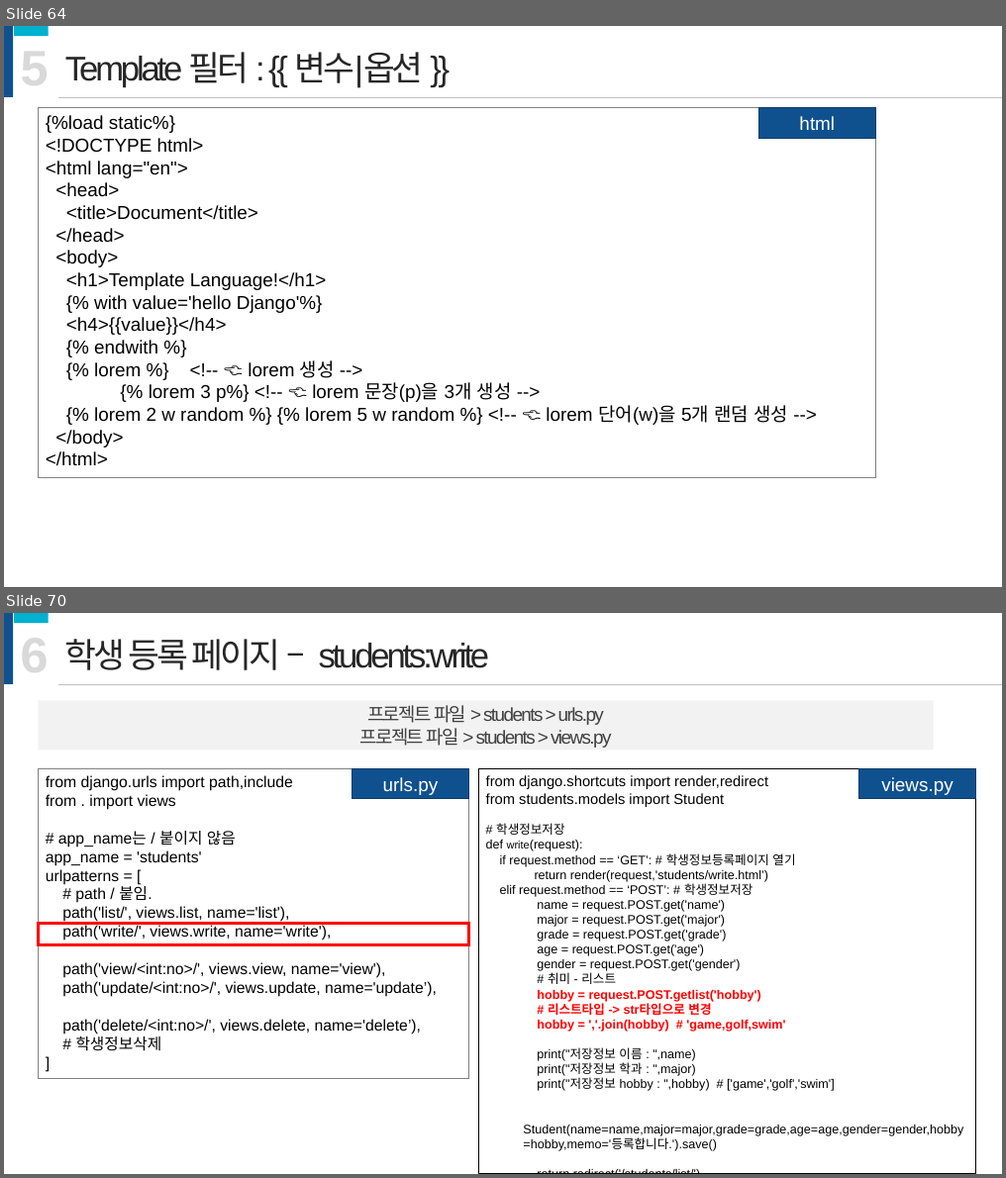
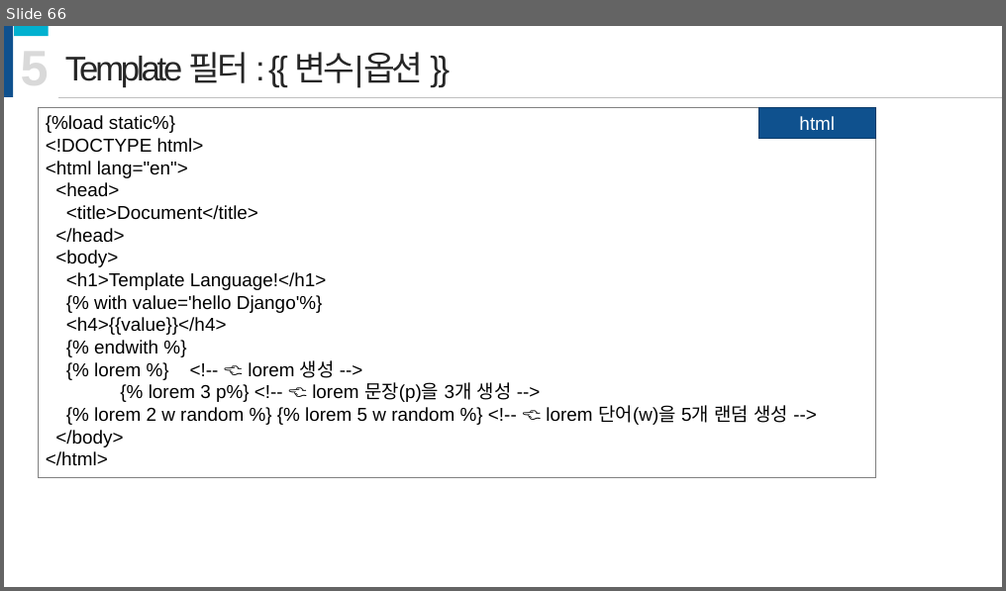
Before and after one commit to onulee/fastApi, a slide deck: fastApi강의.pptx. Shown one above the other, each under a label of ours: slides 64 and 70 before the commit, slide 66 after it; the slides between them are not shown. The pictures are 1006x1178 and 1006x591 pixels, drawn with LibreOffice and Linux fonts; fonts in the diff are those of the drawing. Boxes give left, top, right and bottom in pixels: in the first picture for what was removed or moved away, otherwise in the second. Text is boxed around its words. In the diff, an @@ line names an element or a change of style, - is before the commit and + after.

```diff
--- a/fastApi강의.pptx
+++ b/fastApi강의.pptx
@@ slide 70 removed at <box>4,613,1002,1174</box>, background #FFFFFF @@
@@ rectangle removed at <box>4,613,13,684</box> @@
@@ rectangle removed at <box>13,613,48,623</box> @@
@@ text removed at <box>21,628,49,683</box> @@
-6
@@ text removed at <box>65,639,490,670</box> @@
-학생 등록 페이지 – students:write
@@ rectangle removed at <box>39,700,934,750</box> @@
-프로젝트 파일 > students > urls.py
-프로젝트 파일 > students > views.py
@@ line removed from (57, 684) to (1002, 684) @@
@@ rectangle removed at <box>39,768,469,1078</box> @@
-from django.urls import path,include
-from . import views
-# app_name는 / 붙이지 않음
-app_name = 'students'
-urlpatterns = [
-# path / 붙임.
-path('list/', views.list, name='list'),
-path('write/', views.write, name='write'),
-path('view/<int:no>/', views.view, name='view'),
-path('update/<int:no>/', views.update, name='update’),
-path('delete/<int:no>/', views.delete, name='delete’),
-# 학생정보삭제
-]
@@ rectangle removed at <box>352,768,469,799</box> @@
-urls.py
@@ rectangle removed at <box>478,768,976,1174</box> @@
-from django.shortcuts import render,redirect
-from students.models import Student
-# 학생정보저장
-def write(request):
-if request.method == ‘GET’: # 학생정보등록페이지 열기
-return render(request,'students/write.html’)
-elif request.method == ‘POST’: # 학생정보저장
-  name = request.POST.get('name')
-  major = request.POST.get('major')
-  grade = request.POST.get('grade')
-  age = request.POST.get('age')
-  gender = request.POST.get('gender')
-  # 취미 - 리스트
-  hobby = request.POST.getlist('hobby')
-  # 리스트타입 -> str타입으로 변경
-  hobby = ','.join(hobby) # 'game,golf,swim'
-  print("저장정보 이름 : ",name)
-  print("저장정보 학과 : ",major)
-  print("저장정보 hobby : ",hobby) # ['game','golf','swim']
-  Student(name=name,major=major,grade=grade,age=age,gender=gender,hobby=hobby,memo='등록합니다.').save()
-  return redirect('/students/list/')
@@ rectangle removed at <box>859,768,976,799</box> @@
-views.py
@@ rectangle removed at <box>39,924,469,945</box> @@
@@ what was slide 64 is now slide 66 @@
```
Also in this commit, not shown: 32 slides changed, 4 slides added, 24 other slides removed, 7 other files.
